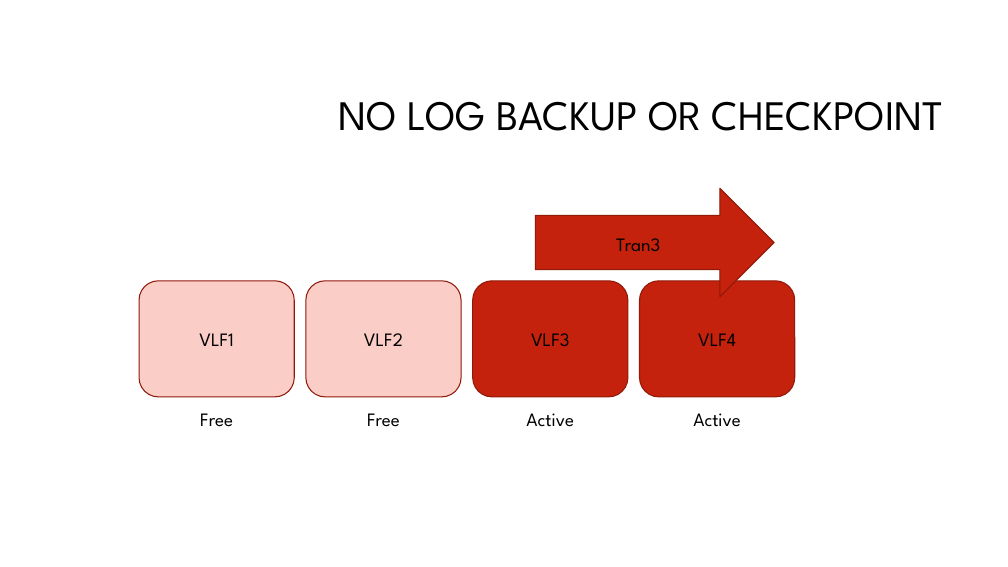
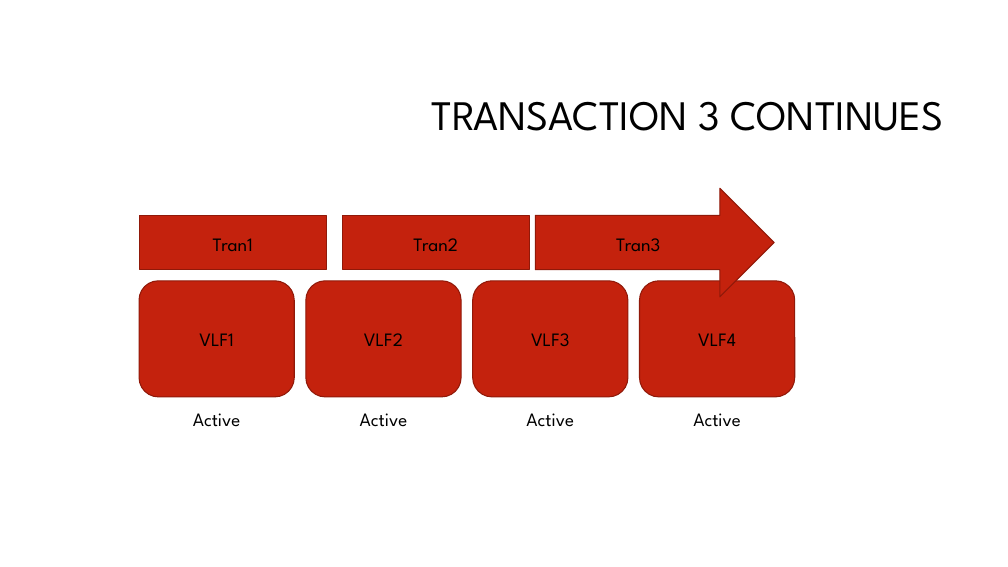
Before and after one commit to skreebydba/AcceleratedDatabaseRecovery, a slide deck: slide 12 of AcceleratedDatabaseRecovery/AcceleratedDatabaseRecovery.pptx. Drawn at 1008x567 pixels with LibreOffice and Linux fonts; fonts in the diff are those of the drawing; background and template pictures are left out. Boxes give left, top, right and bottom in pixels: in the first picture for what was removed or moved away, otherwise in the second. Text is boxed around its words. In the diff, an @@ line names an element or a change of style, - is before the commit and + after.

```diff
--- a/AcceleratedDatabaseRecovery/AcceleratedDatabaseRecovery.pptx
+++ b/AcceleratedDatabaseRecovery/AcceleratedDatabaseRecovery.pptx
@@ title at (431,101,943,131): text changed @@
-NO LOG BACKUP OR CHECKPOINT
+TRANSACTION 3 CONTINUES
@@ rectangle added at (139,216,327,270), fill #C4220D, outline #91190A 1 pt @@
@@ text added at (213,238,253,251), 18 pt, text #000000 @@
+Tran1
@@ rectangle added at (343,216,530,270), fill #C4220D, outline #91190A 1 pt @@
@@ text added at (413,238,458,251), 18 pt, text #000000 @@
+Tran2
@@ rounded rectangle at (139,281,294,397): fill #FBCDC7 to #C4220D @@
@@ rounded rectangle at (306,281,461,397): fill #FBCDC7 to #C4220D @@
@@ text at (193,413,241,427): text changed @@
-Free
+Active
@@ text at (360,413,408,427): text changed @@
-Free
+Active
```
Also in this commit, not shown: 3 other slides changed, 2 slides added, 4 other files.
